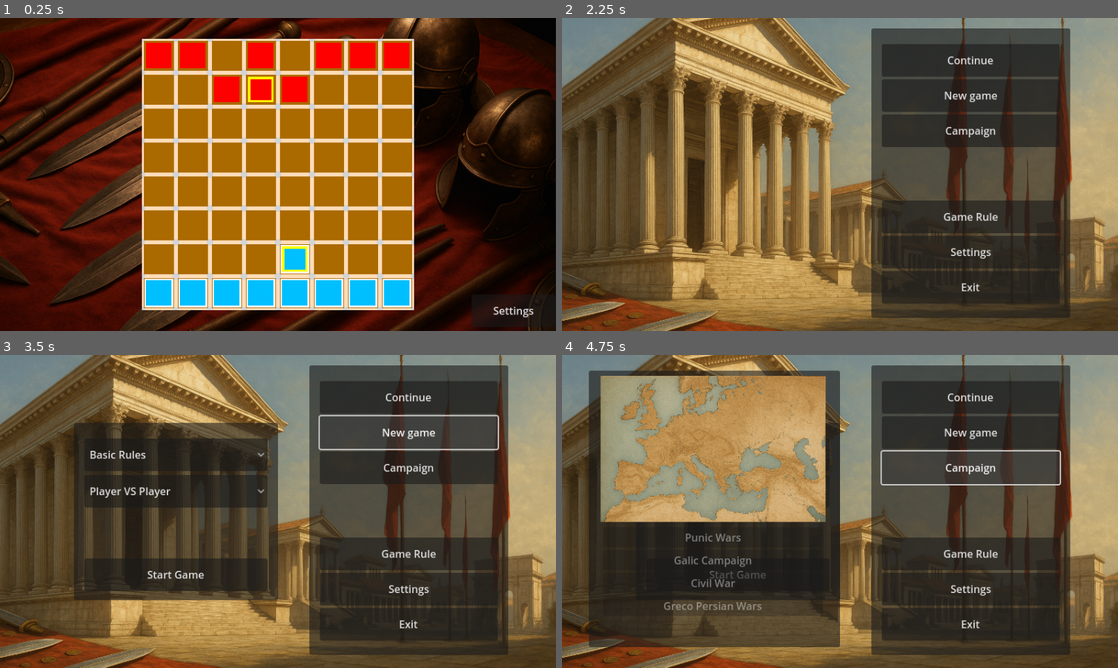
Above: before the commit, frames 1-4 (two rows, left to right).
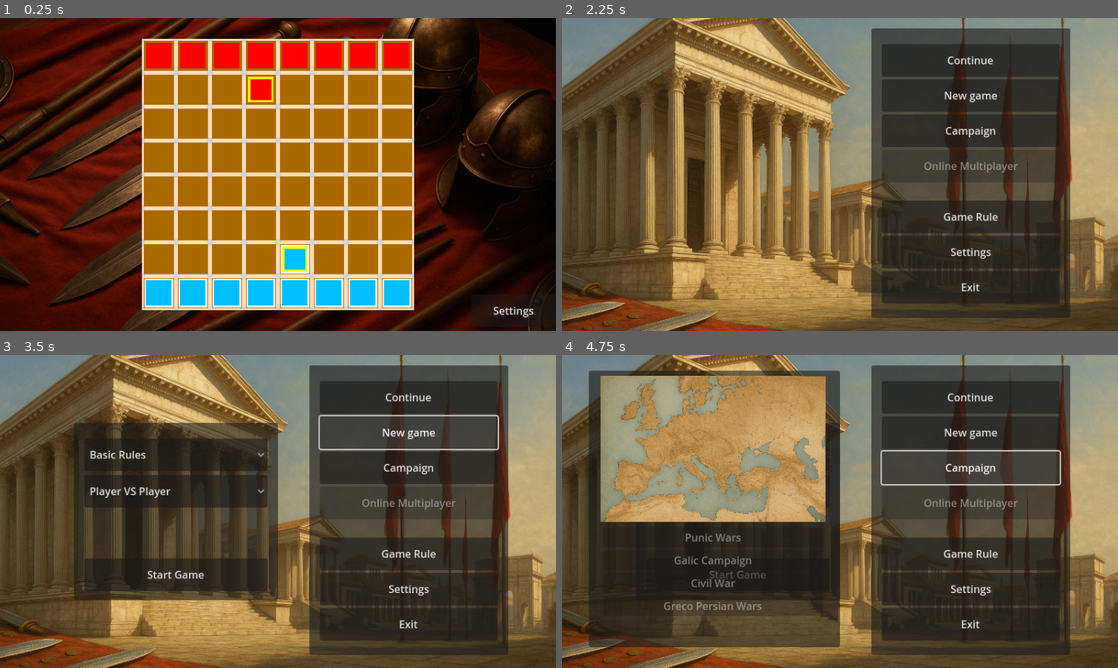
Above: after the commit, the same moments.

Repository: Charckle/ludox
Game: Godot game, scene res://objects/levels/basic/basic_lvl.tscn
The game is run twice, just before and just after one commit, with the same random seed, the same clock (stepped at 60 frames per second) and the same inputs. This scene is started directly instead of the project's main scene.
Inputs (mouse positions are in pixels of both pictures, inside the frame that each line leads up to):
- Up to frame 1 (0.25 s): no input
- Up to frame 2 (2.25 s): tap Enter at 0.5 s; move the mouse to (962, 158) at 0.52 s; click (962, 158) at 0.67 s; click "Settings" at 1.25 s; click "Back to Main menu" at 2 s
- Up to frame 3 (3.5 s): click "New game" at 2.75 s
- Up to frame 4 (4.75 s): click "New game" at 3.5 s; click "Campaign" at 4.25 s

The runs differ from the first frame. In frame 1, 1.6% of the frame differs, in the area x 38-56%, y 7-27%; in frame 2, 0.2%; in frame 3, 0.2%; in frame 4, 0.2%.

Commit message:
added small fixes

Diff:
--- a/menus/main_menu/main_menu.tscn
+++ b/menus/main_menu/main_menu.tscn
@@ -53,6 +53,12 @@
 layout_mode = 2
 text = "Campaign"
 
+[node name="online_btn" type="Button" parent="main_container/top_buttons/top_btns"]
+custom_minimum_size = Vector2(0, 50)
+layout_mode = 2
+disabled = true
+text = "Online Multiplayer"
+
 [node name="bottom_btns" type="VBoxContainer" parent="main_container/top_buttons"]
 layout_mode = 1
 anchors_preset = 12
--- a/objects/city/ai.gd
+++ b/objects/city/ai.gd
@@ -70,7 +70,7 @@
 
 
 	var eat_dux = false
-	if not eat and len(units_att_dux) > 0:
+	if not eat and len(units_att_dux) > 0 and city.all_moves > city.moves_till_attack_dux_ai:
 		eat_dux = chance(ai_perc)
 
 		if eat_dux:
@@ -96,7 +96,7 @@
 		city.Ai_lvl.EASY:
 			return 0.65
 		city.Ai_lvl.NORMAL:
-			return 0.9
+			return 0.85
 
 
 func pop_random_fast(arr: Array) -> Variant:
--- a/objects/city/city.gd
+++ b/objects/city/city.gd
@@ -15,6 +15,7 @@
 var previous_tile = Vector2i(0,0)
 var moved_to_tile = Vector2i(0,0)
 
+var all_moves = 0
 var since_last_eat = 0
 var moves_to_draw = 50
 
@@ -39,6 +40,8 @@
 	EASY,
 	NORMAL
 }
+
+var moves_till_attack_dux_ai = 2
 
 var rules
 
@@ -259,6 +262,7 @@
 
 
 	self.since_last_eat = self.since_last_eat + 1
+	self.all_moves = all_moves + 1
 
 	# move and end turn
 	if GlobalSet.settings["animation"] == 0:
@@ -444,7 +448,7 @@
 
 
 	if since_last_eat >= moves_to_draw:
-		var text_ = "The game ends in a draw. Throw some dice to decde the winner"
+		var text_ = "The game ends in a draw. Throw some dice to decide the winner"
 		lvl_.show_info_pan(text_)
 		player_turn = 3
 		ContinueGame.delete_continue()
@@ -469,7 +473,8 @@
 		"previous_tile": v_t_l(self.previous_tile),
 		"moved_to_tile": v_t_l(self.moved_to_tile),
 		"all_units": get_all_units_for_bckup(),
-		"since_last_eat": self.since_last_eat
+		"since_last_eat": self.since_last_eat,
+		"all_moves": self.all_moves
 	}
 	return game_state
 
@@ -520,6 +525,7 @@
 	self.moved_to_tile = l_t_v(game_state["moved_to_tile"])
 	self.all_units = game_state["all_units"]
 	self.since_last_eat = game_state["since_last_eat"]
+	self.all_moves = game_state["all_moves"]
 
 	remove_all_units()
 
--- a/objects/city/city.tscn
+++ b/objects/city/city.tscn
@@ -279,13 +279,13 @@
 position = Vector2(40, 0)
 
 [node name="Soldier3" parent="soldiers" instance=ExtResource("3_sgfal")]
-position = Vector2(80, 40)
+position = Vector2(80, 0)
 
 [node name="Soldier4" parent="soldiers" instance=ExtResource("3_sgfal")]
 position = Vector2(120, 0)
 
 [node name="Soldier5" parent="soldiers" instance=ExtResource("3_sgfal")]
-position = Vector2(160, 40)
+position = Vector2(160, 0)
 
 [node name="Soldier6" parent="soldiers" instance=ExtResource("3_sgfal")]
 position = Vector2(200, 0)
